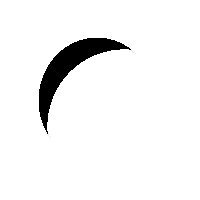
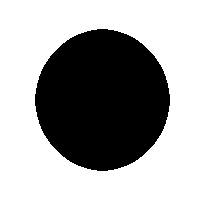
Before/after of a 200px x 200px layered artwork. What changed in the layer stack:
showed "planet_fill", painted on it over <box>35,29,170,171</box>
hid "planet_shine_4" over <box>39,38,137,140</box>
